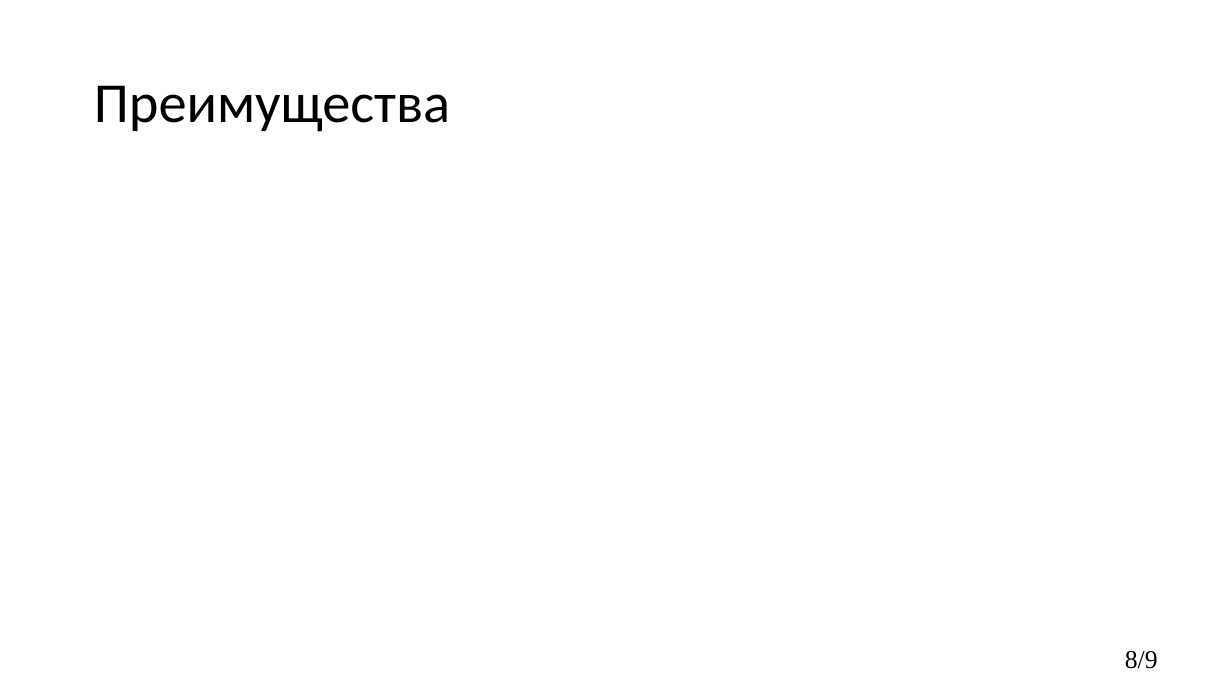
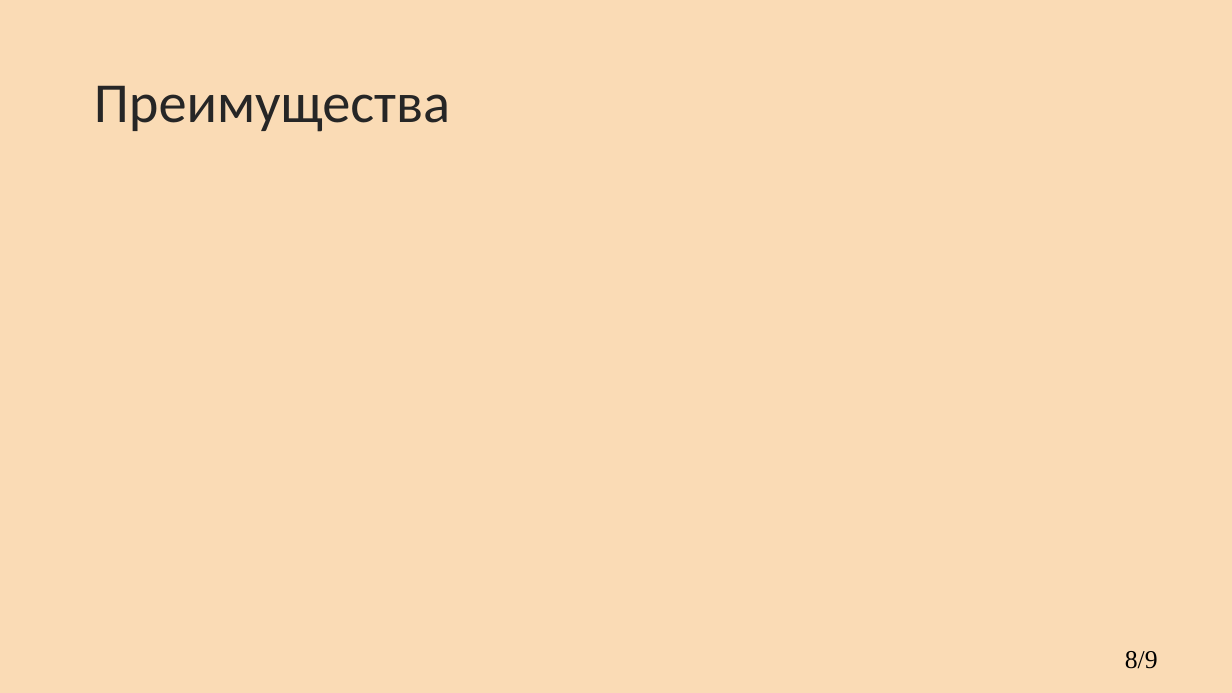
Before and after one commit to kkerra/CourseProject, a slide deck: slide 8 of кп.pptx. Drawn at 1232x693 pixels with LibreOffice and Linux fonts; fonts in the diff are those of the drawing; background and template pictures are left out. Boxes give left, top, right and bottom in pixels: in the first picture for what was removed or moved away, otherwise in the second. Text is boxed around its words. In the diff, an @@ line names an element or a change of style, - is before the commit and + after.

```diff
--- a/кп.pptx
+++ b/кп.pptx
@@ background #FFFFFF to #FADBB5 @@
@@ title "Преимущества" at (94,85,450,132): text colour #000000 to #262626 @@
```
Also in this commit, not shown: 9 other slides changed, 2 other files.
